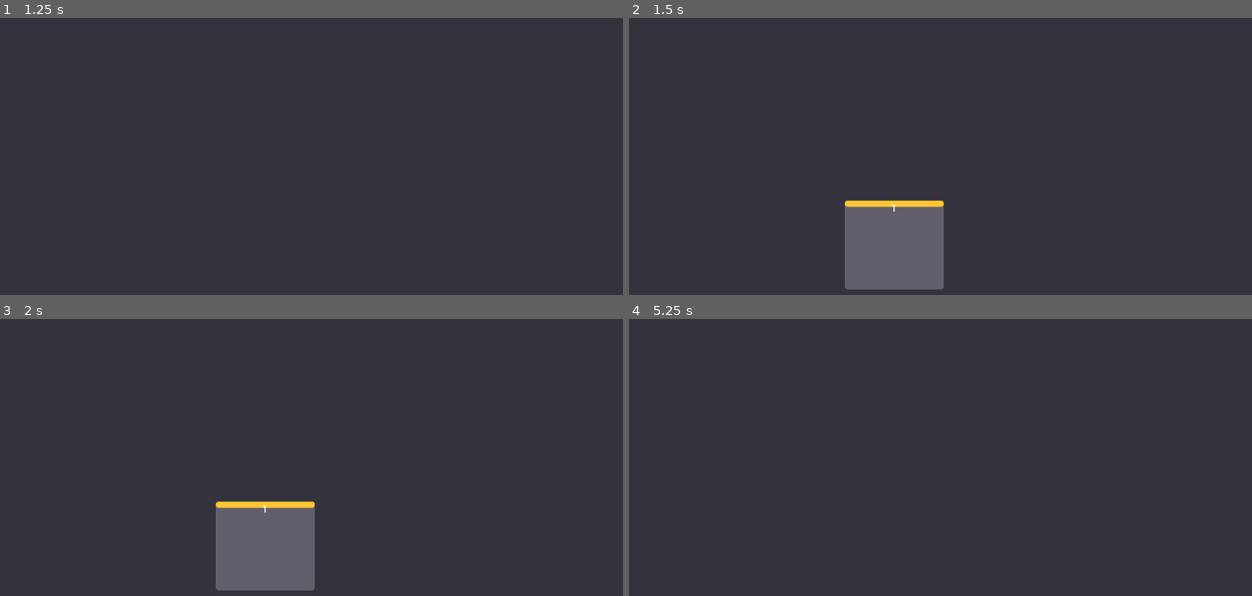
Above: before the commit, frames 1-4 (two rows, left to right).
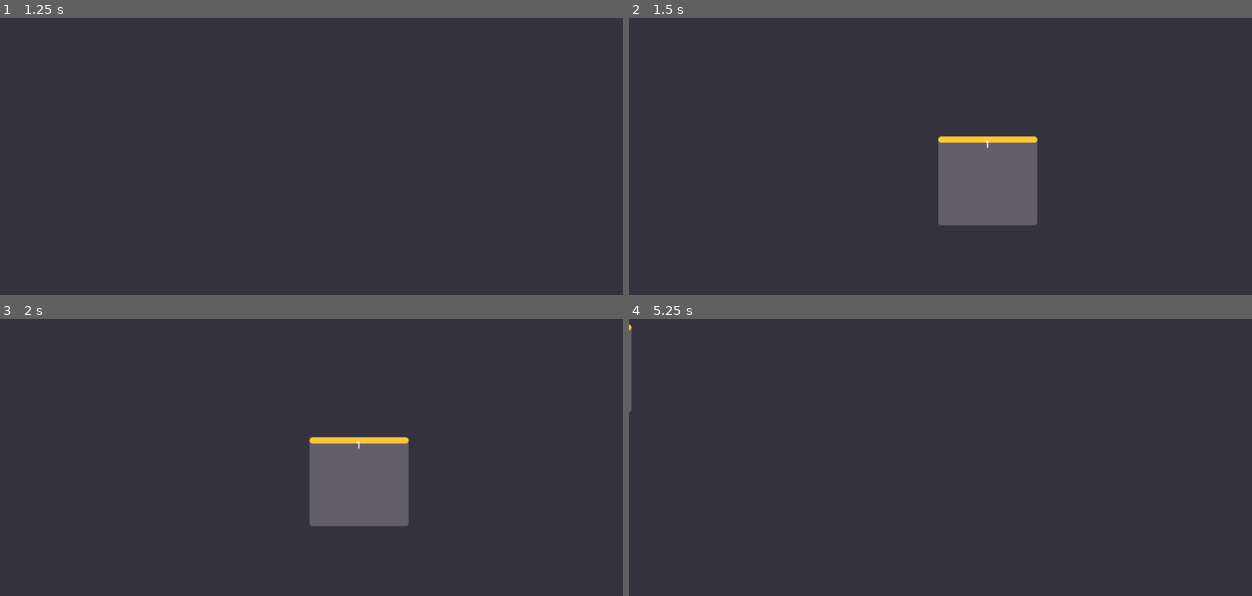
Above: after the commit, the same moments.

Repository: teodosin/karta_proto
Game: Godot game, scene res://main_graph_view/main_graph_view.tscn
Same seed, same stepped clock (60 frames per second), same inputs: the game is played once before the commit and once after it. The engine's default icon, where the game draws it, is replaced by a stand-in: a white triangle on a blue panel in a dark square.
Inputs (mouse positions are in pixels of both pictures, inside the frame that each line leads up to):
- Up to frame 1 (1.25 s): tap Enter at 0.5 s; move the mouse to (517, 159) at 0.52 s; press the mouse at (517, 159) at 0.53 s
- Up to frame 2 (1.5 s): tap Space at 1.25 s; move the mouse to (847, 200) at 1.27 s; release the mouse at (847, 200) at 1.28 s; tap Tab (createNewNode) at 1.35 s
- Up to frame 3 (2 s): click (218, 501) at 1.55 s
- Up to frame 4 (5.25 s): tap Enter at 2, 3.5 s; move the mouse to (896, 504) at 2.02 s; press the mouse at (896, 504) at 2.03 s; tap Space at 2.75, 4.25 s; move the mouse to (952, 562) at 2.77 s; release the mouse at (952, 562) at 2.78 s; right-click (952, 562) at 2.85 s; click (952, 562) at 3.05 s; move the mouse to (1202, 543) at 3.52 s; hold Middle mouse button (panCamera) 3.53-4.28 s; click (1202, 543) at 3.8 s; move the mouse to (772, 421) at 4.27 s; tap Mouse wheel up (zoomInCamera) at 4.35 s; click (772, 421) at 4.55 s; move the mouse to (1021, 482) at 5.02 s; hold Mouse wheel down (zoomOutCamera) from 5.03 s (still down)

Frame 1 is identical in both runs. In frame 2, 10% of the frame differs, in the area x 34-66%, y 42-99%; in frame 3, 10%; in frame 4, 0.1%.

Commit message:
Relative positions of spawning nodes correctly set

Diff:
--- a/data_access/data_access_in_memory.gd
+++ b/data_access/data_access_in_memory.gd
@@ -67,20 +67,20 @@
 	return newWire
 
 func getNode(id: int) -> NodeBase:
-	assert(nodes.has(id), "ERROR node not found")
+	assert(nodes.keys().has(id), "ERROR node not found")
 	return nodes[id]
 
 func updateRelatedNodePosition(id: int, relatedId: int, selfPos: Vector2, relatedPos: Vector2):
 	assert(nodes.has(id), "ERROR node not found")
 	var node: NodeBase = nodes[id]
-	assert(node.relatedNodes.has(relatedId), "ERROR related node not found")
+	assert(node.relatedNodes.keys().has(relatedId), "ERROR related node not found")
 	node.setRelatedNodePosition(relatedId, selfPos, relatedPos)
 
 func addRelatedNode(id: int, relatedId: int, selfPos, relatedPos: Vector2):
 	assert(nodes.has(id), "ERROR node not found")
 	var node: NodeBase = nodes[id]
-	var newRelatedNode: RelatedNode = RelatedNode.new(relatedId, selfPos - relatedPos)
-	node.addRelatedNode(relatedId)
+
+	node.addRelatedNode(relatedId, selfPos - relatedPos)
 
 
 func getAllWires() -> Dictionary:
--- a/data_access/nodes/node_base.gd
+++ b/data_access/nodes/node_base.gd
@@ -30,9 +30,8 @@
 		assignedPositions += 1
 		return nodePosition + Vector2(0, 150 * assignedPositions)
 
-func addRelatedNode(relatedId: int):
-	relatedNodes[relatedId] = RelatedNode.new(relatedId, Vector2.ZERO)
-
+func addRelatedNode(relatedId: int, relativePos: Vector2 = Vector2.ZERO):
+	relatedNodes[relatedId] = RelatedNode.new(relatedId, relativePos)
 
 
 func getRelatedNode(relatedId: int) -> RelatedNode:
--- a/main_graph_view/main_graph_view.gd
+++ b/main_graph_view/main_graph_view.gd
@@ -48,8 +48,8 @@
 	var position: Vector2
 	if atMouse:
 		position = get_global_mouse_position()
-	else:
-		position = Vector2.ZERO
+	elif focalNode.dataNode.relatedNodes.keys().has(newNodeData.id):
+		position = focalNode.position - focalNode.dataNode.relatedNodes[newNodeData.id].relativePosition
 	var newNode: NodeViewBase = nodeBaseTemplate.instantiate()
 
 	newNode.id = newNodeData.id
@@ -61,8 +61,6 @@
 	newNode.mouseHovering.connect(self.handle_mouse_hover.bind(newNode))
 	newNode.thisNodeAsFocal.connect(self.handle_node_set_itself_focal.bind(newNode))
 
-
-
 	newNode.set_position(position)
 
 
@@ -136,6 +134,22 @@
 	if spawnedNodes.is_empty():
 		return
 
+	if focalNode != null:
+		for n in spawnedNodes.values():
+			if n.id == focalNode.id:
+				continue
+			else:
+				focalNode.dataNode.addRelatedNode(n.id)
+				dataAccess.addRelatedNode(focalNode.id, n.id, focalNode.position, n.position)
+
+		for related in focalNode.dataNode.relatedNodes.keys():
+			var relatedDataNode: NodeBase = spawnedNodes[related].dataNode
+			relatedDataNode.relatedNodes[focalNode.id] = {
+				"id": related, "relativePosition": focalNode.position - spawnedNodes[related].position
+			}
+			focalNode.dataNode.addRelatedNode(related)
+			dataAccess.addRelatedNode(focalNode.id, related, focalNode.position, spawnedNodes[related].position)
+
 	focalNode = node
 
 	var toBeDespawned = findSpawnedToDespawn(node.dataNode.relatedNodes, spawnedNodes)
@@ -145,7 +159,7 @@
 	spawnNodes(toBeSpawned)
 
 	# Reposition camera on new focal node:
-	# $GraphViewCamera.animatePosition(focalNode.position)
+	$GraphViewCamera.animatePosition(focalNode.getPositionCenter())
 
 	# Move spawned related nodes to new positions and reset the counter at the end
 	for n in spawnedNodes.values():
--- a/main_graph_view/nodes/node_view_base.gd
+++ b/main_graph_view/nodes/node_view_base.gd
@@ -54,7 +54,6 @@
 		self.set_position(newPosition)
 		if !isFocal:
 			pass
-			# Ugly pattern but will do for now
 
 
 
